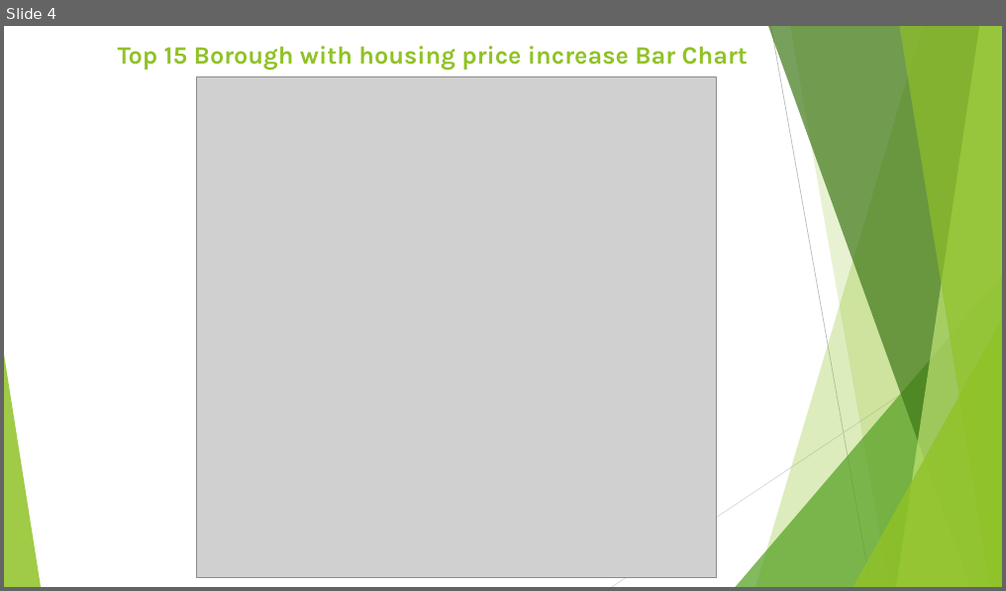
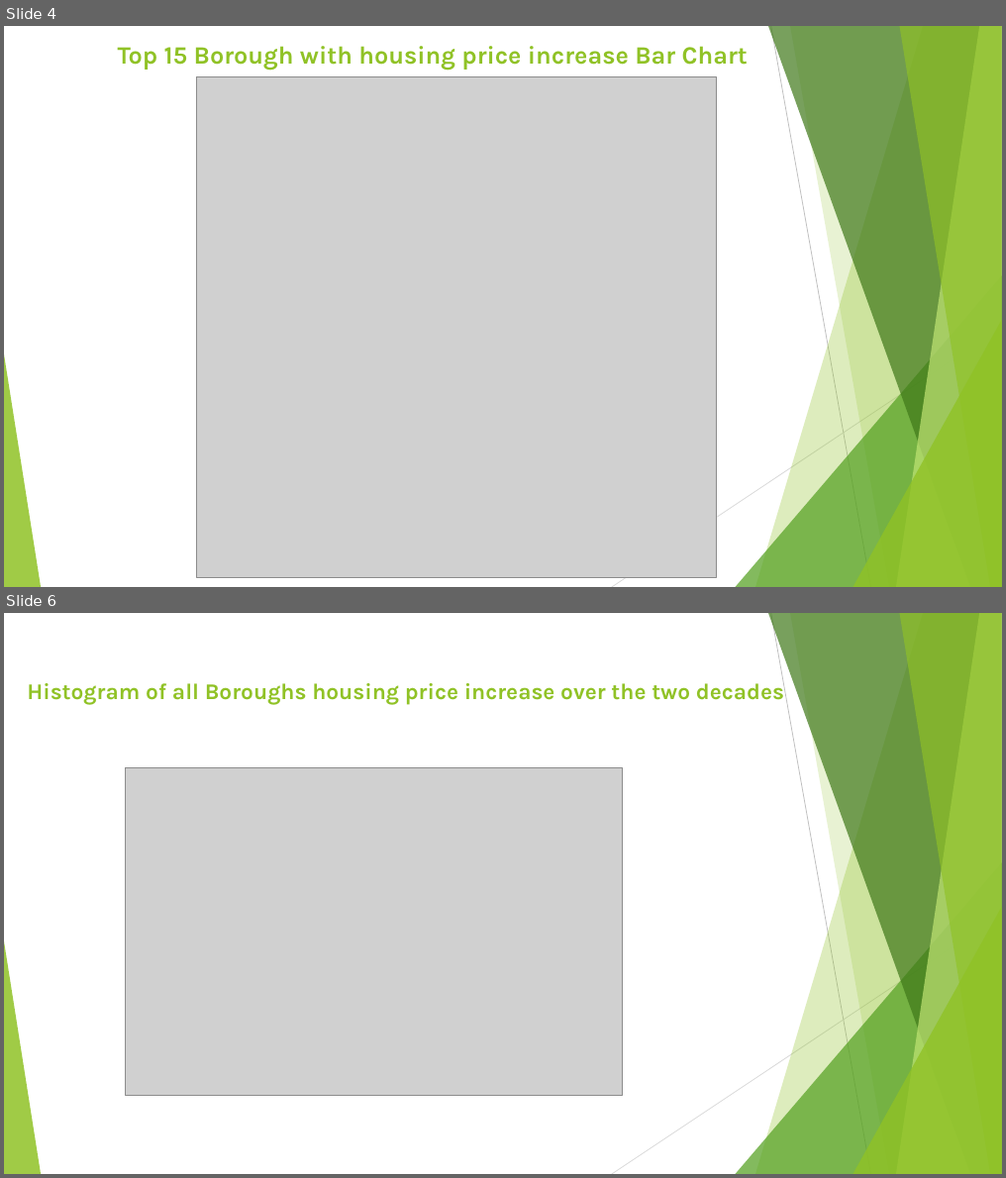
Before and after one commit to graceyu2020/London_Housing, a slide deck: Project1_LondonHousingCaseStudy.pptx. Shown one above the other, each under a label of ours: slide 4 before the commit, slides 4 and 6 after it; the slides between them are not shown. The pictures are 1006x591 and 1006x1178 pixels, drawn with LibreOffice and Linux fonts; fonts in the diff are those of the drawing; grey boxes stand for pictures. Boxes give left, top, right and bottom in pixels: in the first picture for what was removed or moved away, otherwise in the second. Text is boxed around its words. In the diff, an @@ line names an element or a change of style, - is before the commit and + after.

```diff
--- a/Project1_LondonHousingCaseStudy.pptx
+++ b/Project1_LondonHousingCaseStudy.pptx
@@ slide 6 added at [4, 613, 1002, 1174], background #FFFFFF; not listed: 10 template elements that a slide beside it also shows @@
@@ title added at [27, 679, 784, 705], 21.6 pt, text #90C226, bold @@
+Histogram of all Boroughs housing price increase over the two decades
@@ picture added at [126, 768, 622, 1096] @@
```
Also in this commit, not shown: 1 slide changed, 1 other slide added.
